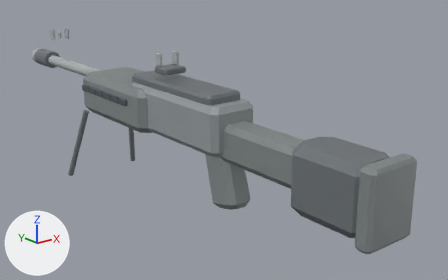
The glTF model assets/models/sniper_body.glb, before and after one commit.
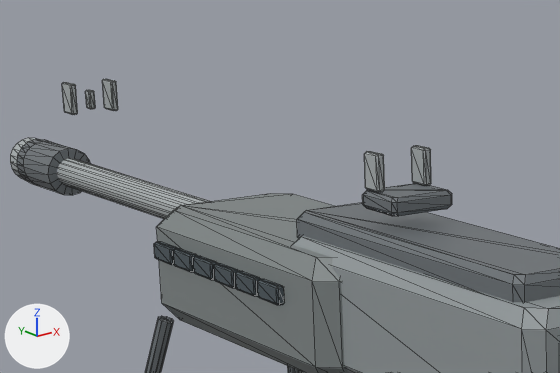
Each version is shown whole from a 50 mm camera at (-1.29, -1.74, 0.6) aimed at (0.2, 0.13, -0.15), then close up on the part from 6% to 50% of the width and 0% to 46% of the height. Every picture has the same lights, and +X, +Y and +Z are marked at lower left. The older version's two pictures come first. The close-ups show mesh edges as thin lines. Where no turn or scale is listed for an object, it has been applied to the vertices.

In view in the first close-up: 'geometry_0'.
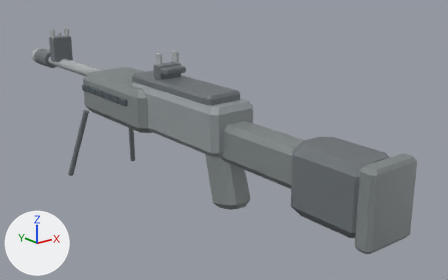
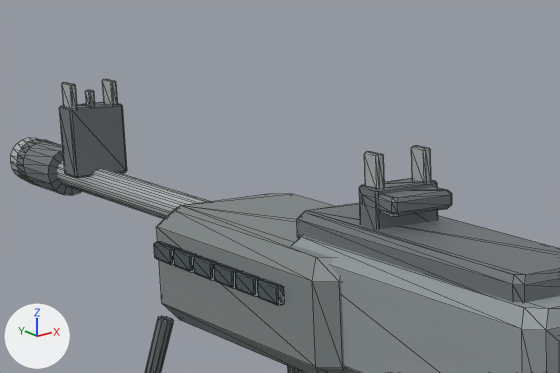
What changed in the scene script:
```text
Change me_geometry_0:
    used by ob_geometry_0; location = (0.0, 0.0, 0.0)
    remove me_geometry_0.from_pydata(...)  # 1020 vertices, 1920 faces; spans x -0.18..0.18, y -0.84..1.47, z -0.41..0.21
    add me_geometry_0.from_pydata(...)  # 1084 vertices, 2040 faces; spans x -0.18..0.18, y -0.84..1.47, z -0.41..0.21
    me_geometry_0 part 1: the loose piece of 32 vertices spanning x -0.05..0.05, y 0.16..0.24, z 0.14..0.16 is copied, and the copy is scaled about its middle by (1.08, 0.562, 3.09), then moved by (0.0, 0.02, -0.01); it spans x -0.05..0.05, y 0.2..0.24, z 0.1..0.17
    me_geometry_0 part 2: a new loose piece of 32 vertices spanning x -0.05..0.05, y 1.14..1.2, z 0.05..0.17, in mat_defaultmaterial
```

Changed parts and their boxes (x1, y1, x2, y2) in the close-ups (560 x 373 px):
part 1 of me_geometry_0, added: after (359, 178, 438, 229)
part 2 of me_geometry_0, added: after (59, 102, 127, 178)
